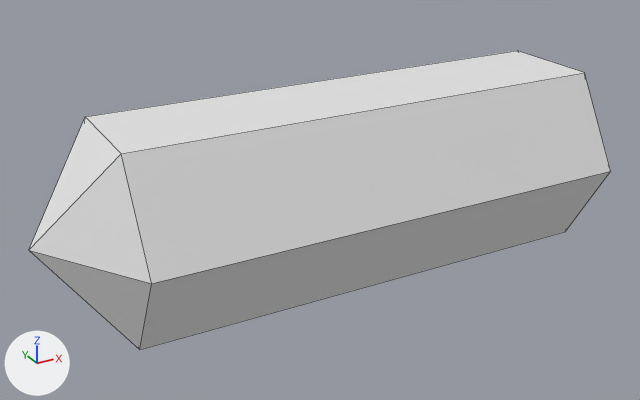
Renders of the Blender file client/assets/blend_models/tree_log.blend from each side of a commit.
Rendered twice from a 50 mm camera at (-2.69, -4.46, 2.74) aimed at (-0.2, 0.06, 0.48). The lights are fixed; the arrows at lower left show +X, +Y and +Z. Mesh edges are drawn as thin lines.
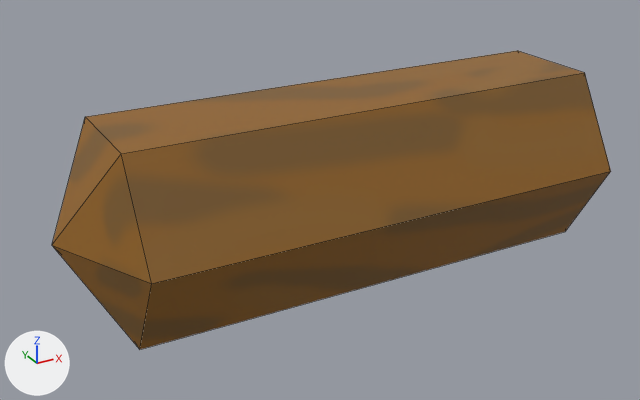
Location of each change, (x1, y1, x2, y2) in pixels of the pictures (640 x 400 px; the box of a moved part takes in the faces that stretch with it):
'Cylinder', recoloured, reshaped, surface changed (grey to brown): before (29, 51, 611, 349); after (52, 51, 611, 349)
part 1 of me_cylinder, moved or reshaped: before (29, 117, 152, 349); after (52, 117, 152, 349)

The edits, one by one:
Picture 'tree_log' (img_tree_log) is new.
Material 'tree_log' (mat_tree_log) is new.
Its texture is img_tree_log.
me_cylinder is used by ob_cylinder; location (0.0, 0.0, 0.0).
me_cylinder had 14 vertices, 18 faces and spanned x -2.01..2.03, y -0.67..0.67, z 0.02..1.17.
me_cylinder now has 14 vertices, 18 faces and spans x -1.89..1.89, y -0.67..0.67, z 0.02..1.17.
Part 1, on me_cylinder:
Vertex 0 of me_cylinder moves from (-2.01, 0.0, 0.6) at pixel (28, 250) to (-1.89, 0.0, 0.6) at pixel (51, 245).
me_cylinder part 2: texture (UV) coordinates changed.
me_cylinder now uses material mat_tree_log (picture img_tree_log).
